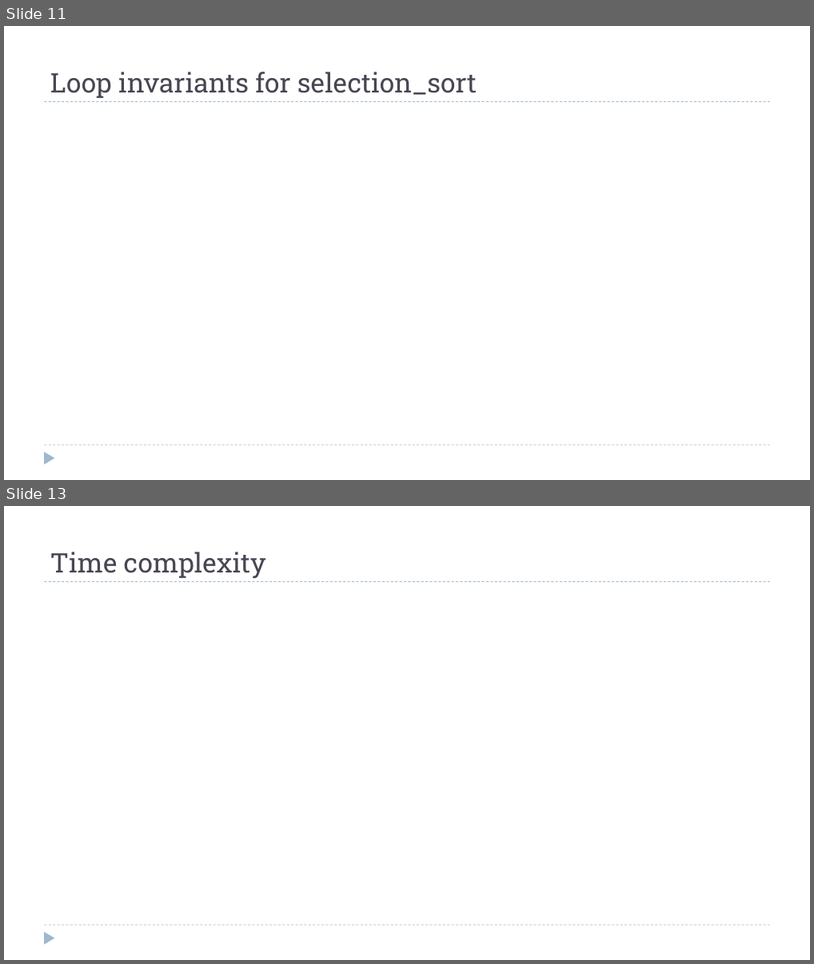
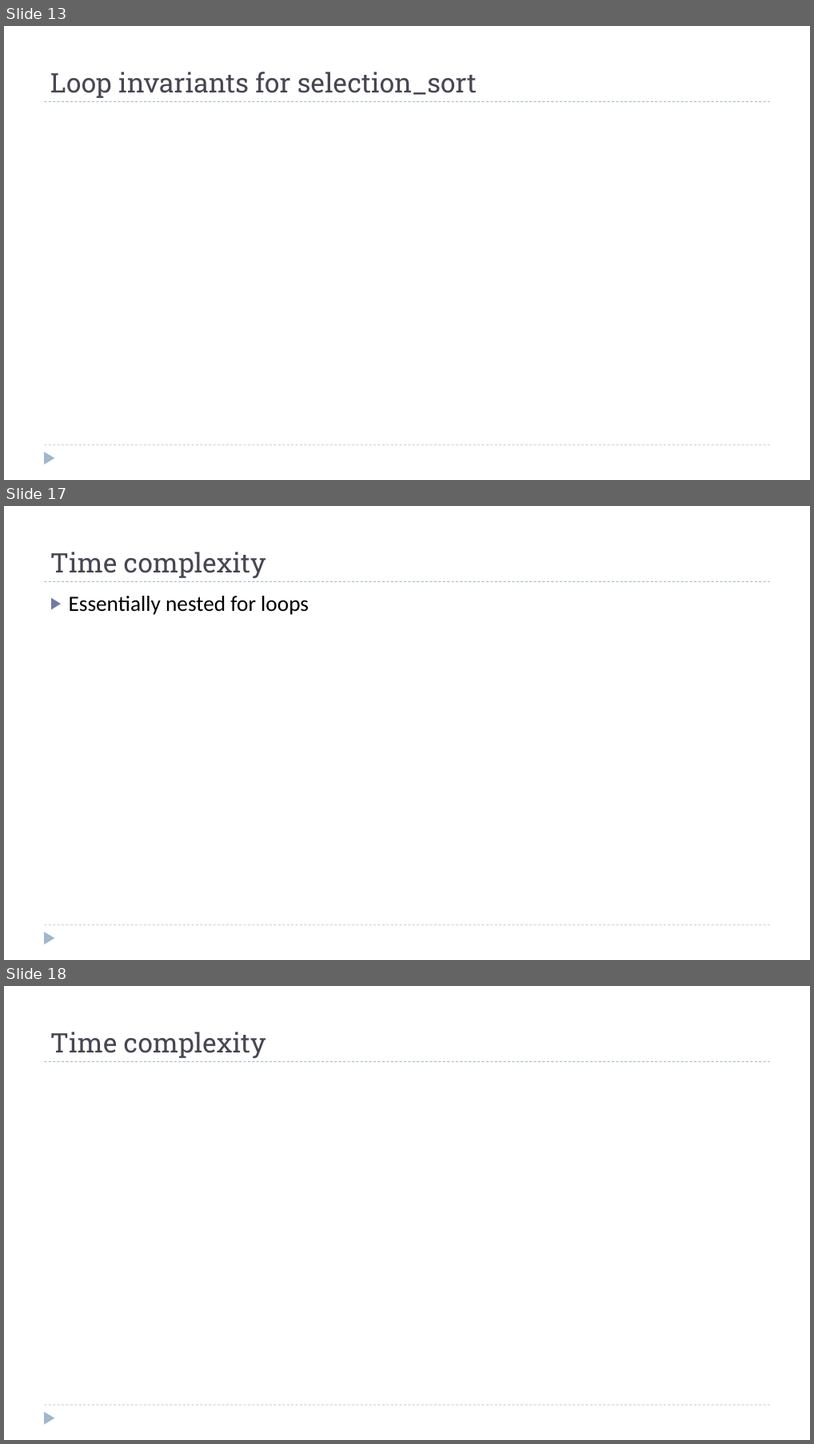
Before and after one commit to dsc-courses/dsc40b-2025-wi, a slide deck: materials/lectures/06-sorting/slides.pptx. Shown one above the other, each under a label of ours: slides 11 and 13 before the commit, slides 13, 17 and 18 after it; the slides between them are not shown. The pictures are 814x964 and 814x1444 pixels, drawn with LibreOffice and Linux fonts; fonts in the diff are those of the drawing; grey boxes stand for pictures. Boxes give left, top, right and bottom in pixels: in the first picture for what was removed or moved away, otherwise in the second. Text is boxed around its words. In the diff, an @@ line names an element or a change of style, - is before the commit and + after.

```diff
--- a/materials/lectures/06-sorting/slides.pptx
+++ b/materials/lectures/06-sorting/slides.pptx
@@ slide 17 added at <box>4,506,810,960</box>, background #FFFFFF; not listed: 3 template elements that a slide beside it also shows @@
@@ title added at <box>50,552,266,578</box>, 32 pt, text #464653 @@
+Time complexity
@@ text added at <box>69,596,309,615</box>, 26 pt, text #000000 @@
+▶ Essentially nested for loops
@@ what was slide 11 is now slide 13 @@
@@ what was slide 13 is now slide 18 @@
```
Also in this commit, not shown: 2 slides changed, 22 other slides added, 22 other files.
